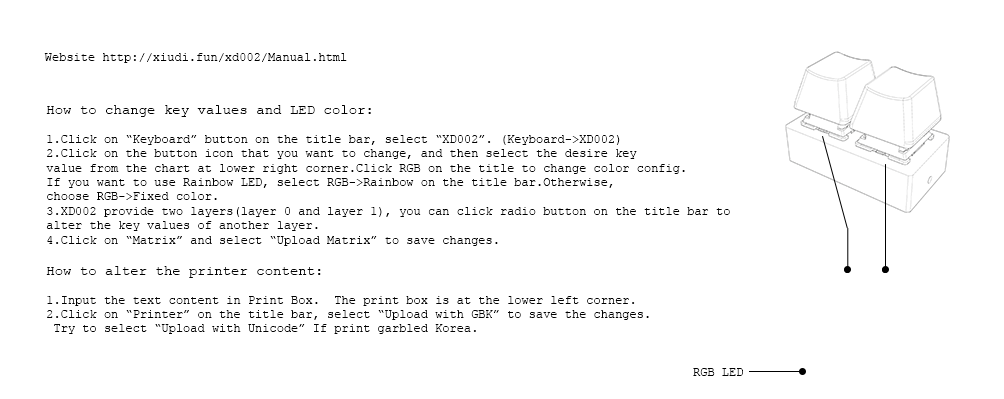
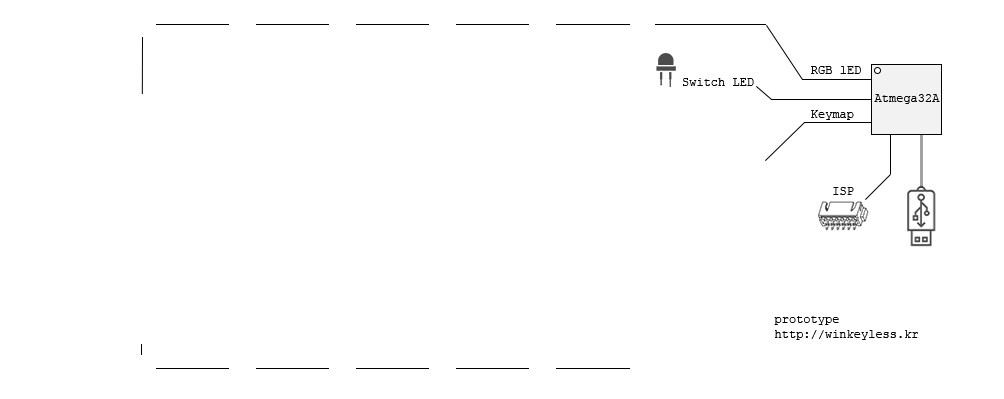
Revision of a layered w=1004, h=399 image; what changed, layer by layer:
renamed "Ellipse 1 copy" to "prototype http://winkeyless.kr", moved it above "Website http://xiudi.fun/xd002/Manual.html", painted on it over [156, 24, 950, 369]
removed layer "Ellipse 1" over [799, 368, 806, 375]
removed layer "Shape 1" over [749, 371, 804, 372]
removed layer "RGB LED" over [693, 368, 743, 376]
hid "Website http://xiudi.fun/xd002/Manual.html" over [44, 53, 347, 63]
hid "How to change key values and LED color: 1.Click on “Keyboard”" over [46, 105, 730, 334]
added layer "Layer 2" above "Ellipse 2 copy" over [141, 37, 143, 355]
hid "Ellipse 2 copy", painted on it, unmasked it over [693, 24, 950, 376]
removed layer "Ellipse 2" over [844, 266, 851, 273]
renamed "222" to "QQ截图20180323220739", hid it, blend multiply → normal, painted on it over [44, 24, 950, 376]
